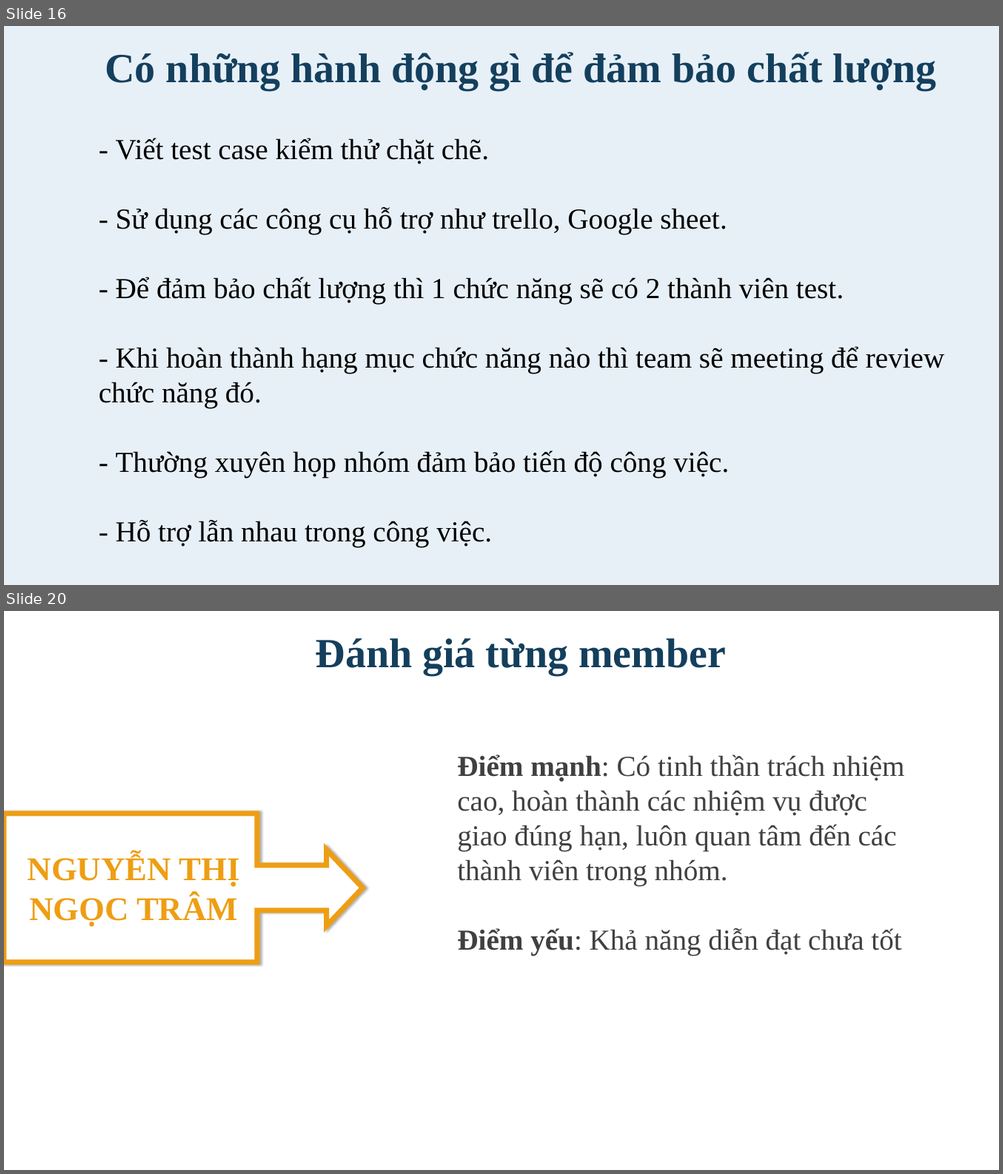
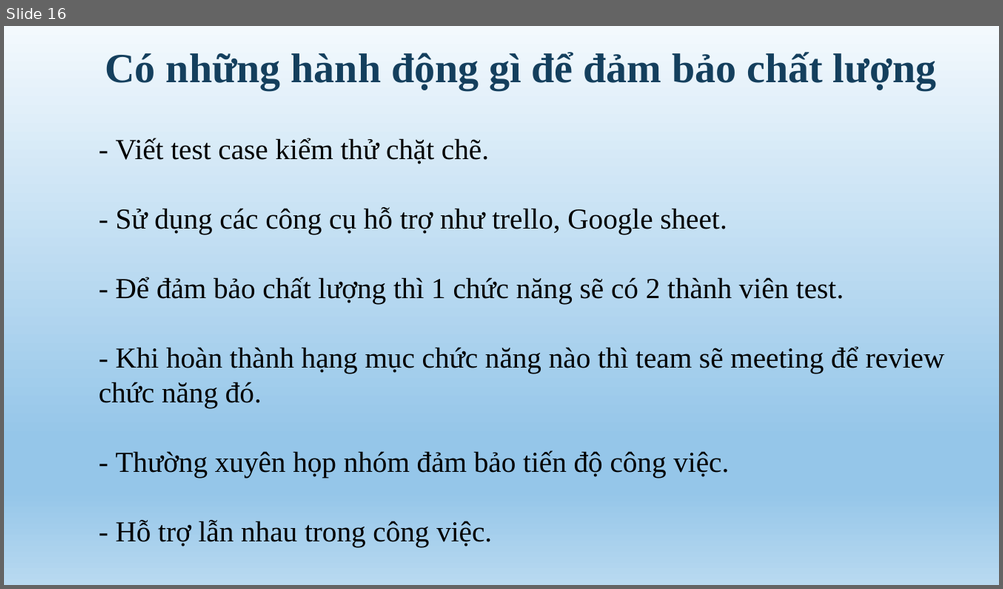
Before and after one commit to vubao98/Nhom-1, a slide deck: DELIVERABLES/Nghiệm thu đợt 1/NHOM1_QTDA.pptx. Shown one above the other, each under a label of ours: slides 16 and 20 before the commit, slide 16 after it; the slides between them are not shown. The pictures are 1003x1174 and 1003x589 pixels, drawn with LibreOffice and Linux fonts; fonts in the diff are those of the drawing. Boxes give left, top, right and bottom in pixels: in the first picture for what was removed or moved away, otherwise in the second. Text is boxed around its words. In the diff, an @@ line names an element or a change of style, - is before the commit and + after.

```diff
--- a/DELIVERABLES/Nghiệm thu đợt 1/NHOM1_QTDA.pptx
+++ b/DELIVERABLES/Nghiệm thu đợt 1/NHOM1_QTDA.pptx
@@ slide 20 removed at (4, 611, 999, 1170), background #FFFFFF @@
@@ text removed at (316, 638, 726, 675) @@
-Đánh giá từng member
@@ text removed at (457, 755, 905, 956) @@
-Điểm mạnh: Có tinh thần trách nhiệm cao, hoàn thành các nhiệm vụ được giao đúng hạn, luôn quan tâm đến các thành viên trong nhóm.
-Điểm yếu: Khả năng diễn đạt chưa tốt
@@ right arrow callout removed at (4, 814, 363, 963) @@
@@ text removed at (28, 855, 239, 927) @@
-NGUYỄN THỊ NGỌC TRÂM
@@ slide 16 changed as well @@
@@ background #277DBA at 11% opacity to gradient #F3F9FD to #95C6E9 to #B8D9F0 @@
```
Also in this commit, not shown: 21 other slides changed, 2 slides added, 7 other slides removed.
